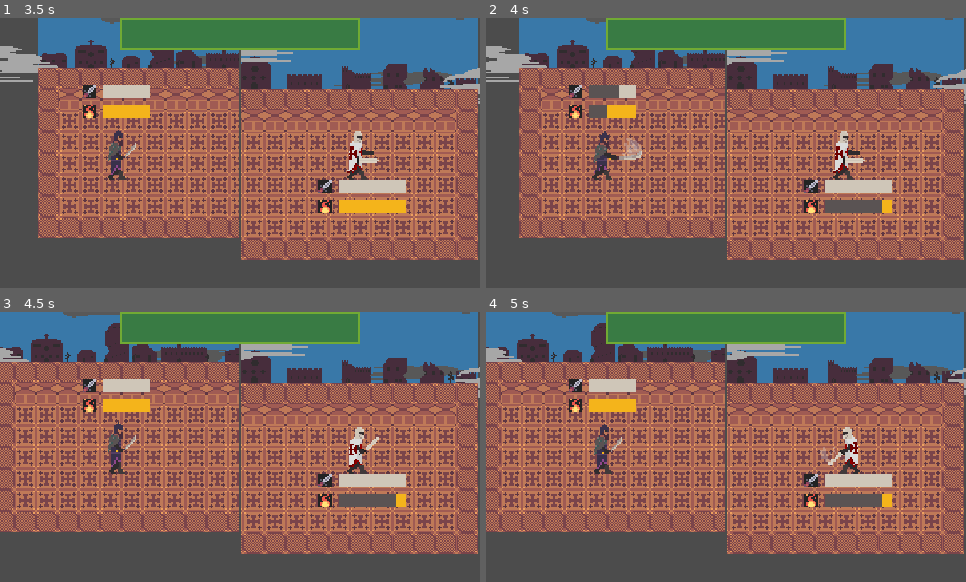
Above: before the commit, frames 1-4 (two rows, left to right).
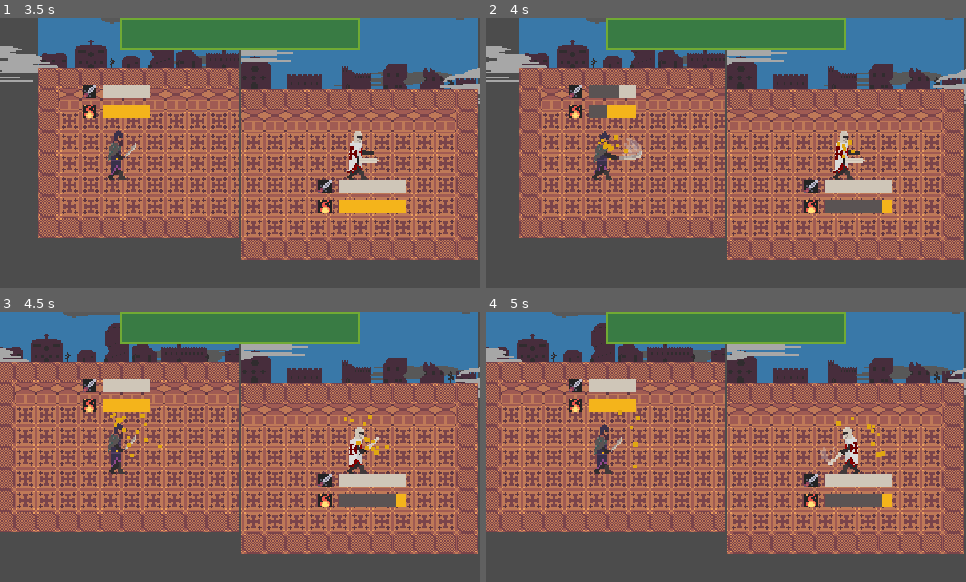
Above: after the commit, the same moments.

Repository: imav97/GMTK2021
Game: Godot game, scene res://Root.tscn
Same seed, same stepped clock (60 frames per second), same inputs: the game is played once before the commit and once after it.
Inputs (mouse positions are in pixels of both pictures, inside the frame that each line leads up to):
- Up to frame 1 (3.5 s): click "Start" at 0.5 s; click "CONTINUE" at 1.25 s; click "CONTINUE" at 2 s; click "CONTINUE" at 2.75 s
- Up to frame 2 (4 s): move the mouse to (831, 139) at 3.52 s; hold D (right) from 3.53 s (still down); hold Shift (mana_attack) from 3.53 s (still down); click (831, 139) at 3.67 s; tap Space (simple_attack) at 3.8 s
- Up to frame 3 (4.5 s): release D (right) at 4.25 s; release Shift (mana_attack) at 4.25 s; drag from (144, 460) to (216, 501) at 4.27 s
- Up to frame 4 (5 s): no input

Frame 1 is identical in both runs. In frame 2, 0.2% of the frame differs, in the area x 23-77%, y 43-52%; in frame 3, 0.3%, in the area x 22-82%, y 37-54%; in frame 4, 0.2%.

Commit message:
Added particle effects

Diff:
--- a/gmtk2021/BaseZombie.gd
+++ b/gmtk2021/BaseZombie.gd
@@ -36,6 +36,7 @@
 
 func take_damage(damage: int) -> void:
 	health -= damage
+	hit_by_melee()
 	$Hurt.play()
 	if health <= 0:
 		queue_free()
--- a/gmtk2021/BaseZombie.tscn
+++ b/gmtk2021/BaseZombie.tscn
@@ -51,4 +51,5 @@
 [node name="FireParticles" parent="." instance=ExtResource( 5 )]
 
 [node name="AttackBuffer" type="Timer" parent="."]
+
 [connection signal="timeout" from="AttackBuffer" to="." method="_on_AttackBuffer_timeout"]
--- a/gmtk2021/KeyboardCharacter.gd
+++ b/gmtk2021/KeyboardCharacter.gd
@@ -87,6 +87,7 @@
 	if event.is_action_pressed("mana_attack") and mana_timer.is_stopped():
 		mana_timer.start()
 		ani_playing = true
+		emit_fire_particles()
 		ani_player.play("cast")
 		var projectile: KinematicBody2D = PROJECTILE.instance()
 		var direction = $RayCast2D.cast_to.normalized()
@@ -116,7 +117,5 @@
 	ani_playing = false
 
 
-#func _on_melee_timeout():
-#	print("timer timedout")
-#	melee_ready = true
-#
+func emit_fire_particles():
+	$FireParticles.emitting = true
--- a/gmtk2021/KeyboardCharacter.tscn
+++ b/gmtk2021/KeyboardCharacter.tscn
@@ -10,6 +10,7 @@
 [ext_resource path="res://Resources/tile_0120.png" type="Texture" id=8]
 [ext_resource path="res://Resources/progress_bg.png" type="Texture" id=9]
 [ext_resource path="res://Resources/progress_melee.png" type="Texture" id=10]
+[ext_resource path="res://vfx/FireParticles.tscn" type="PackedScene" id=11]
 
 [sub_resource type="Animation" id=1]
 resource_name = "attack"
@@ -242,4 +243,6 @@
 max_value = 0.75
 percent_visible = false
 
+[node name="FireParticles" parent="." instance=ExtResource( 11 )]
+
 [connection signal="animation_finished" from="AnimationPlayer" to="." method="_on_AnimationPlayer_animation_finished"]
--- a/gmtk2021/MouseCharacter.gd
+++ b/gmtk2021/MouseCharacter.gd
@@ -105,6 +105,7 @@
 		$Fire.play()
 		ani_player.play("cast")
 		ani_playing=true
+		emit_fire_particles()
 		projectile_gauge = projectile_gauge - projectile_depletion
 		$Control/VBoxContainer/HBoxContainer2/FireGauge.value = projectile_gauge
 
@@ -145,3 +146,7 @@
 func animation_finished():
 	ani_player.play("idle")
 	ani_playing = false
+
+
+func emit_fire_particles():
+	$FireParticles.emitting = true
--- a/gmtk2021/MouseCharacter.tscn
+++ b/gmtk2021/MouseCharacter.tscn
@@ -10,6 +10,7 @@
 [ext_resource path="res://Resources/tile_0062.png" type="Texture" id=8]
 [ext_resource path="res://Resources/progress_mana.png" type="Texture" id=9]
 [ext_resource path="res://Resources/progress_melee.png" type="Texture" id=10]
+[ext_resource path="res://vfx/FireParticles.tscn" type="PackedScene" id=11]
 
 [sub_resource type="Animation" id=1]
 resource_name = "attack"
@@ -218,3 +219,5 @@
 custom_styles/bg = SubResource( 9 )
 rounded = true
 percent_visible = false
+
+[node name="FireParticles" parent="." instance=ExtResource( 11 )]
Not shown: 1 places in gmtk2021/KeyboardCharacter.tscn that only renumber resources
Not shown: 1 places in gmtk2021/MouseCharacter.tscn that only renumber resources
